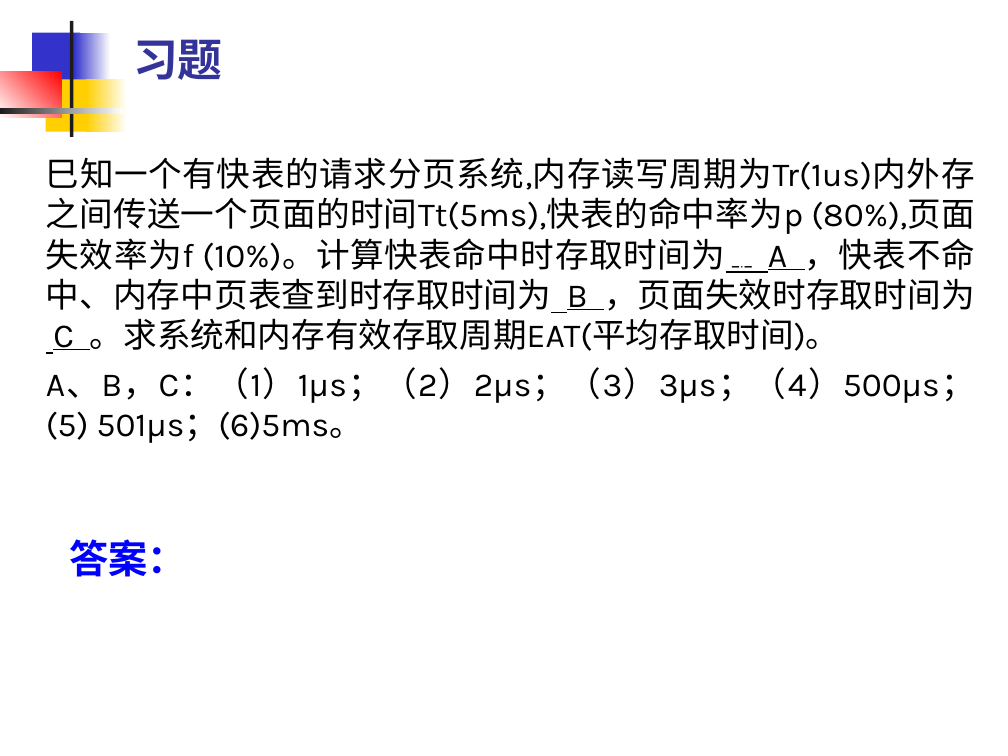
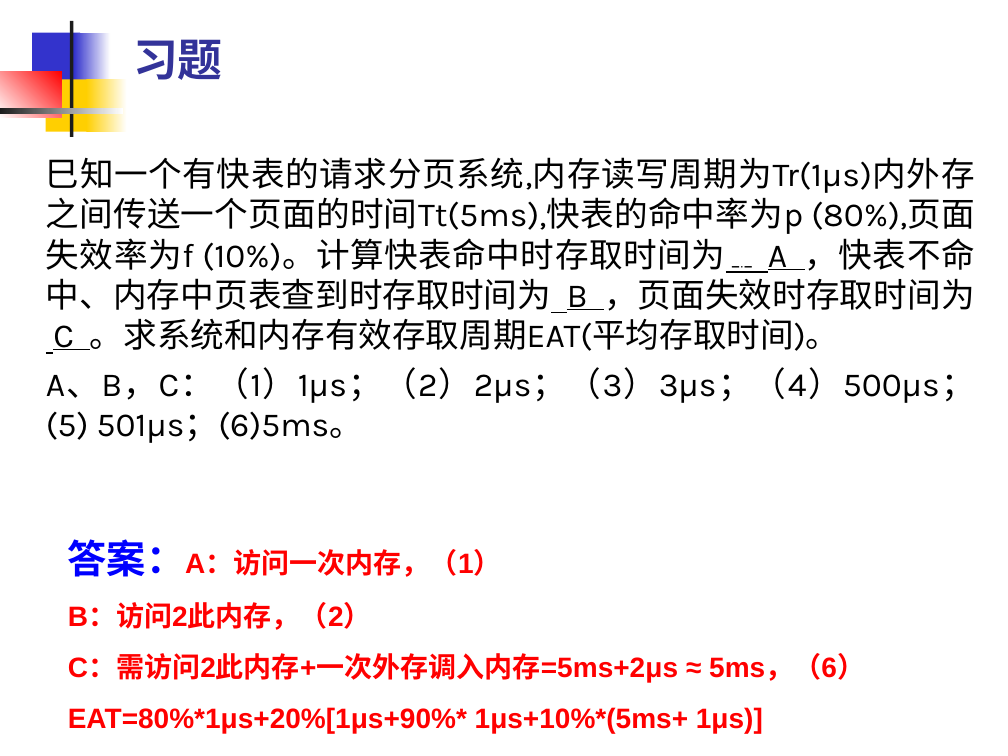
Before and after one commit to edu2act/course-OS, a slide deck: slide 48 of materials/slides/OS_Chap 5.ppt. Drawn at 1008x756 pixels with LibreOffice and Linux fonts; fonts in the diff are those of the drawing. Boxes give left, top, right and bottom in pixels: in the first picture for what was removed or moved away, otherwise in the second. Text is boxed around its words. In the diff, an @@ line names an element or a change of style, - is before the commit and + after.

```diff
--- a/materials/slides/OS_Chap 5.ppt
+++ b/materials/slides/OS_Chap 5.ppt
@@ text at bbox=[46, 157, 975, 351]: text changed @@
-巳知一个有快表的请求分页系统,内存读写周期为Tr(1us)内外存之间传送一个页面的时间Tt(5ms),快表的命中率为p (80%),页面失效率为f (10%)。计算快表命中时存取时间为﹎ A ，快表不命中、内存中页表查到时存取时间为 B ，页面失效时存取时间为 C 。求系统和内存有效存取周期EAT(平均存取时间)。
+巳知一个有快表的请求分页系统,内存读写周期为Tr(1μs)内外存之间传送一个页面的时间Tt(5ms),快表的命中率为p (80%),页面失效率为f (10%)。计算快表命中时存取时间为﹎ A ，快表不命中、内存中页表查到时存取时间为 B ，页面失效时存取时间为 C 。求系统和内存有效存取周期EAT(平均存取时间)。
@@ text at bbox=[68, 539, 865, 682]: text colour #FFFFFF to #FF0000 in "答案：A：访问一次内存，（1）", "B：访问2此内存，（2）", "C：需访问2此内存+一次外存调入内存=5ms+2μs ≈ 5ms，（6）" @@
@@ text at bbox=[68, 707, 763, 733]: text changed; text colour #FFFFFF to #FF0000 @@
-EAT=10%*(Tt + 2) + 90%*[Tr*P + 2*Tr(1-P)] ≈ 501 μ s
+EAT=80%*1μs+20%[1μs+90%* 1μs+10%*(5ms+ 1μs)]
```
Also in this commit, not shown: 3 other files.
